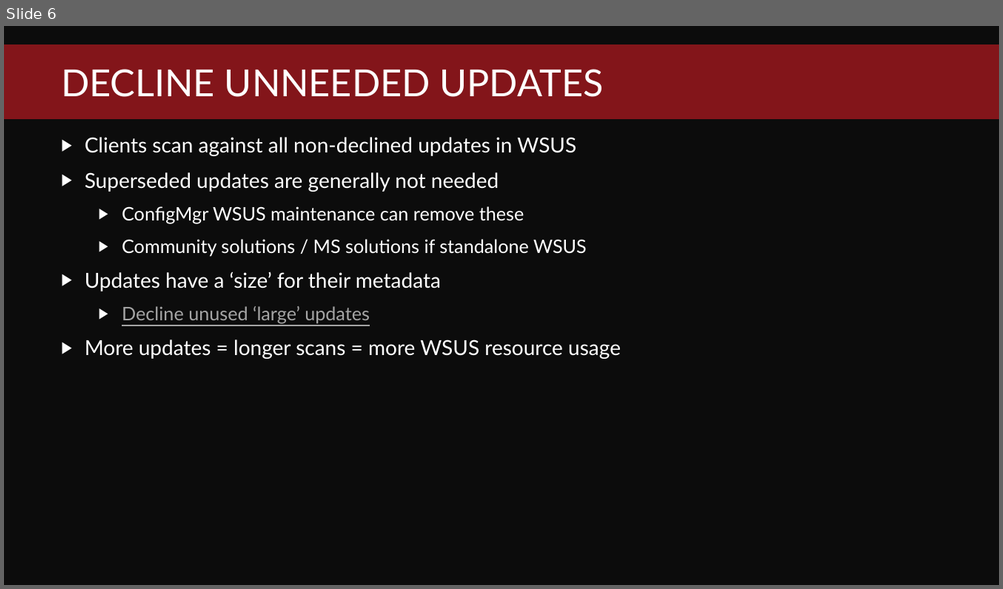
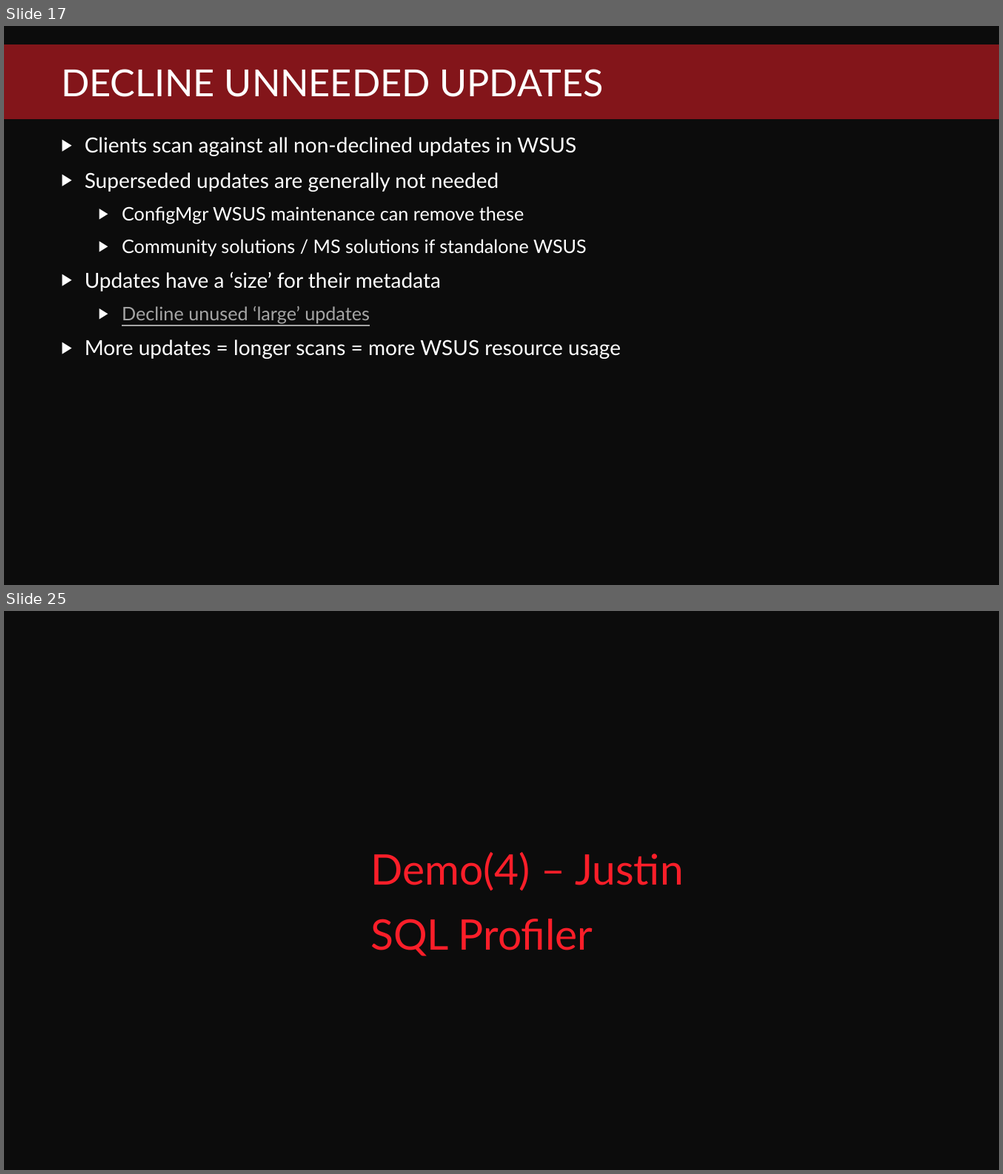
Before and after one commit to PatchMyPCTeam/VSMUG, a slide deck: 2021-12/Top 10 Tips for Optimizing WSUS/VSMUG-2021-12-WSUS-Top-10-Tips.pptx. Shown one above the other, each under a label of ours: slide 6 before the commit, slides 17 and 25 after it; the slides between them are not shown. The pictures are 1003x589 and 1003x1174 pixels, drawn with LibreOffice and Linux fonts; fonts in the diff are those of the drawing; background and template pictures are left out. Boxes give left, top, right and bottom in pixels: in the first picture for what was removed or moved away, otherwise in the second. Text is boxed around its words. In the diff, an @@ line names an element or a change of style, - is before the commit and + after.

```diff
--- a/2021-12/Top 10 Tips for Optimizing WSUS/VSMUG-2021-12-WSUS-Top-10-Tips.pptx
+++ b/2021-12/Top 10 Tips for Optimizing WSUS/VSMUG-2021-12-WSUS-Top-10-Tips.pptx
@@ slide 25 added at [4,611,999,1170], background #0C0C0C @@
@@ text added at [370,852,683,957], 40.7 pt, text #FB1E29 @@
+Demo(4) – Justin
+SQL Profiler
@@ what was slide 6 is now slide 17 @@
```
Also in this commit, not shown: 4 slides changed, 17 other slides added.
